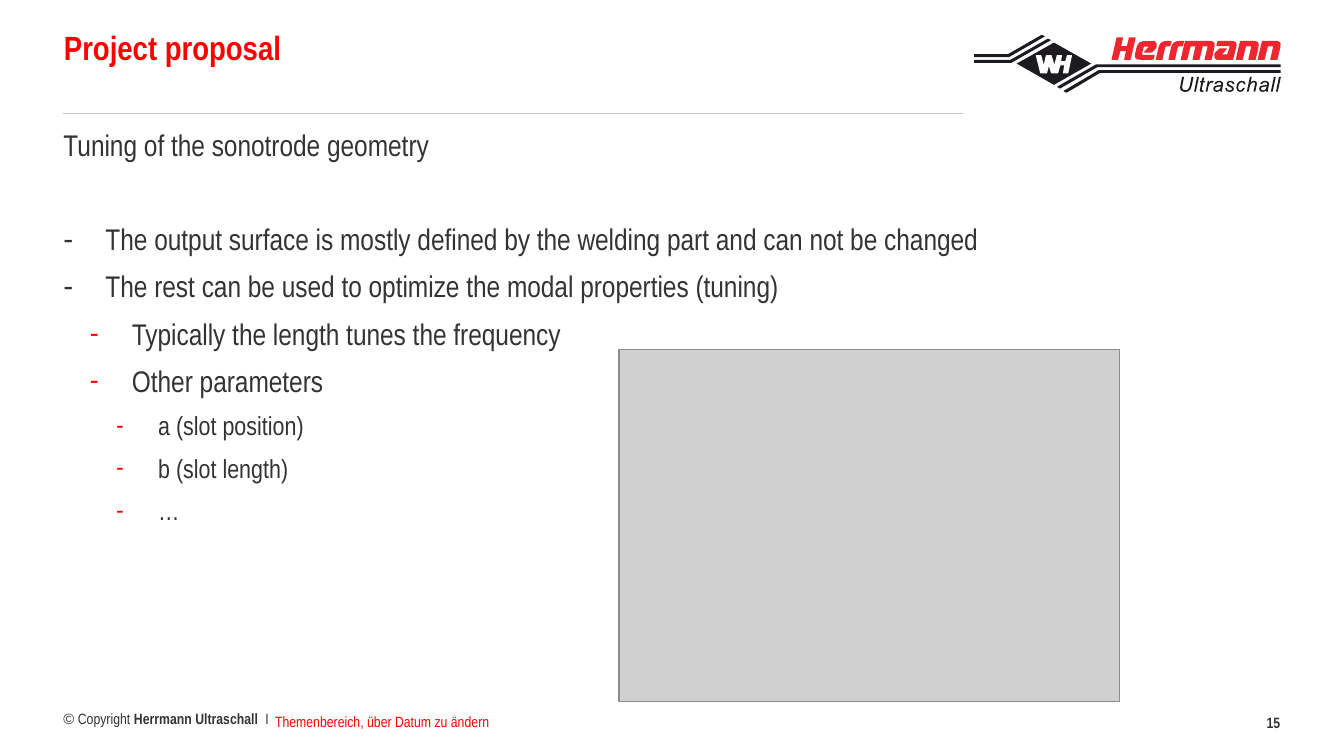
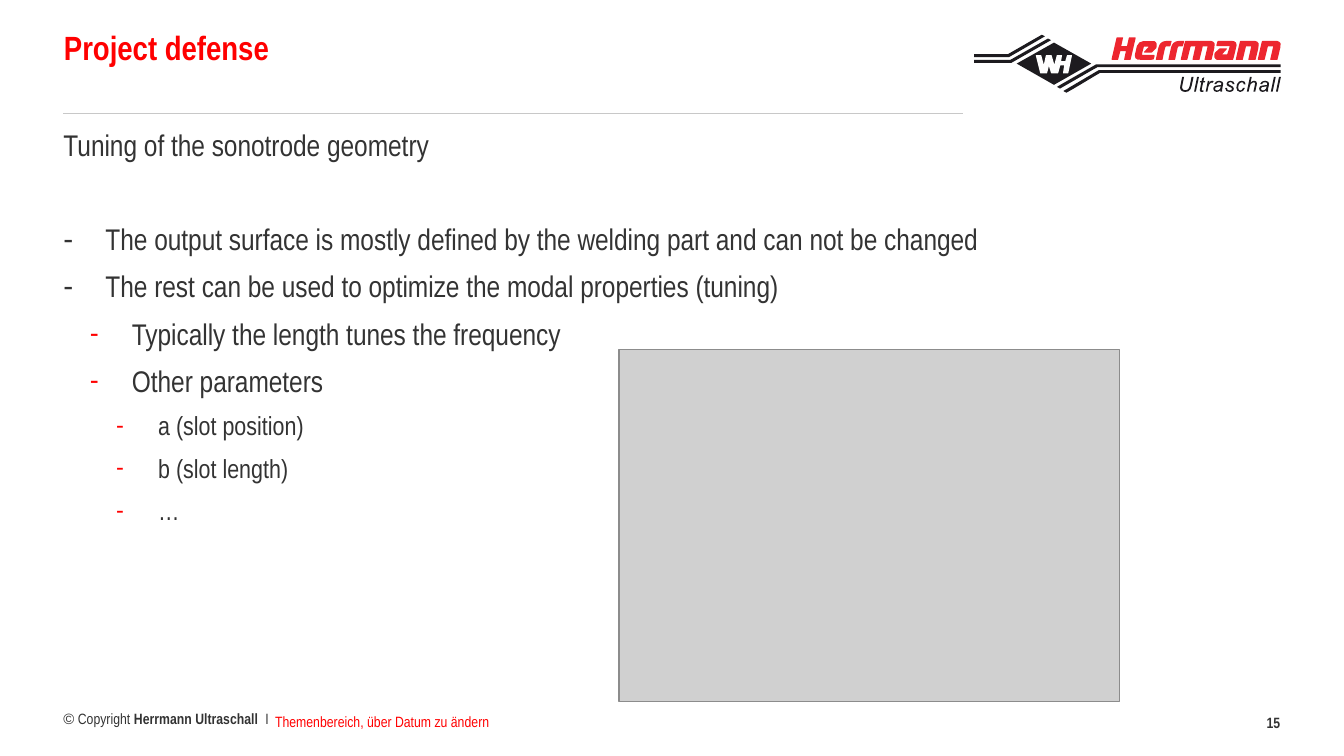
Before and after one commit to francoisbrouet/sep24_cds_int_us-welding, a slide deck: slide 15 of defense/Project defense Francois Brouet.pptx. Drawn at 1344x756 pixels with LibreOffice and Linux fonts; fonts in the diff are those of the drawing; grey boxes stand for pictures; background and template pictures are left out. Boxes give left, top, right and bottom in pixels: in the first picture for what was removed or moved away, otherwise in the second. Text is boxed around its words. In the diff, an @@ line names an element or a change of style, - is before the commit and + after.

```diff
--- a/defense/Project defense Francois Brouet.pptx
+++ b/defense/Project defense Francois Brouet.pptx
@@ text at (x1=64, y1=35, x2=269, y2=66): text changed @@
-Project proposal
+Project defense
```
Also in this commit, not shown: 15 other slides changed, 1 other file.
